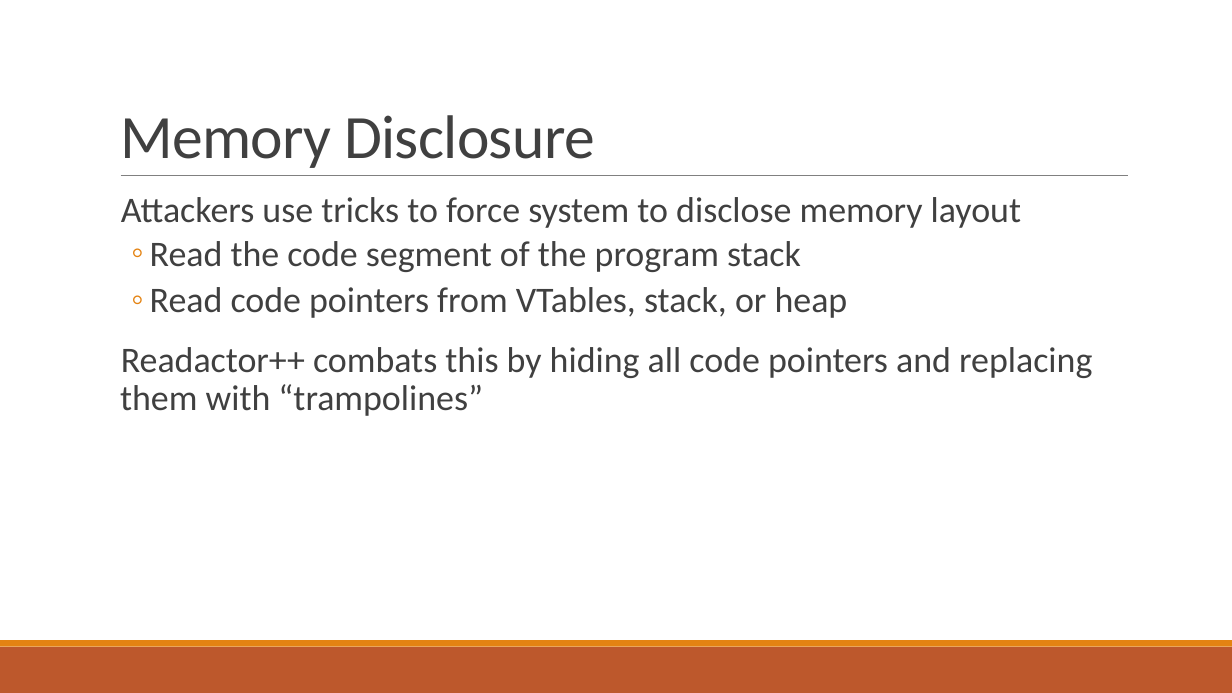
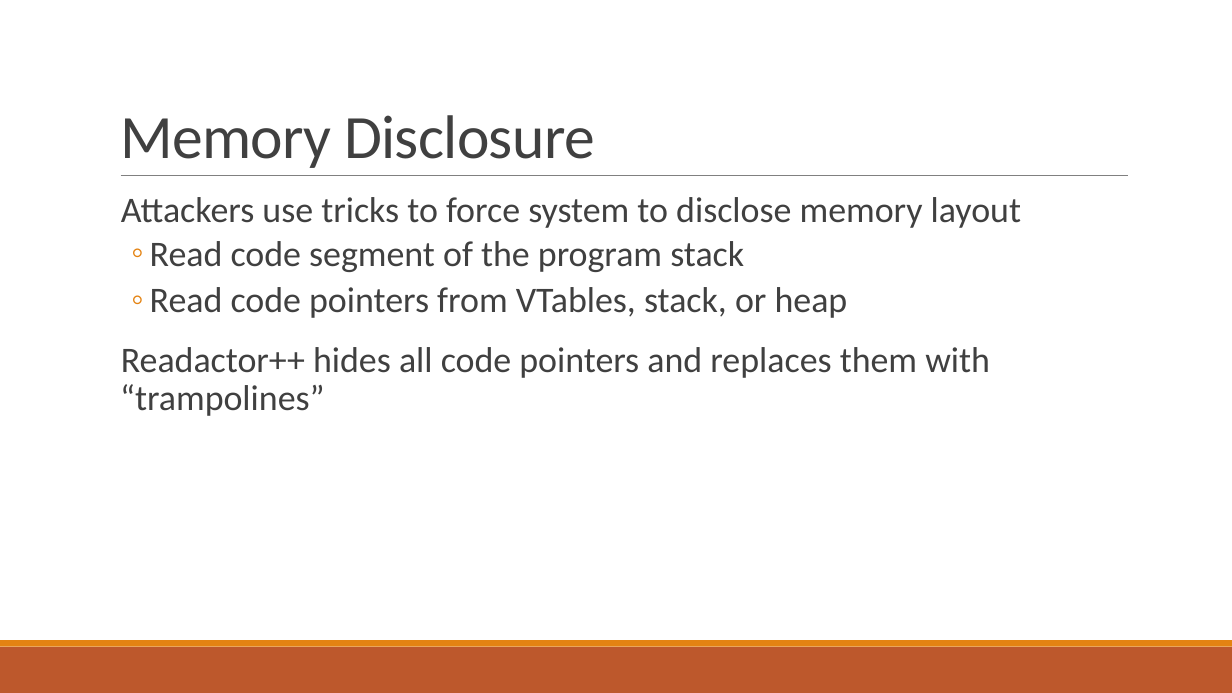
Before and after one commit to bretafinley/coop, a slide deck: slide 25 of COOP.pptx. Drawn at 1232x693 pixels with LibreOffice and Linux fonts; fonts in the diff are those of the drawing. Boxes give left, top, right and bottom in pixels: in the first picture for what was removed or moved away, otherwise in the second. Text is boxed around its words. In the diff, an @@ line names an element or a change of style, - is before the commit and + after.

```diff
--- a/COOP.pptx
+++ b/COOP.pptx
@@ text at bbox=[150, 241, 744, 272]: text changed @@
-  ◦ Read the code segment of the program stack
+  ◦ Read code segment of the program stack
@@ text at bbox=[120, 347, 990, 416]: text changed @@
-  Readactor++ combats this by hiding all code pointers and replacing them with “trampolines”
+  Readactor++ hides all code pointers and replaces them with “trampolines”
```
Also in this commit, not shown: 27 other slides changed, 1 other file.
